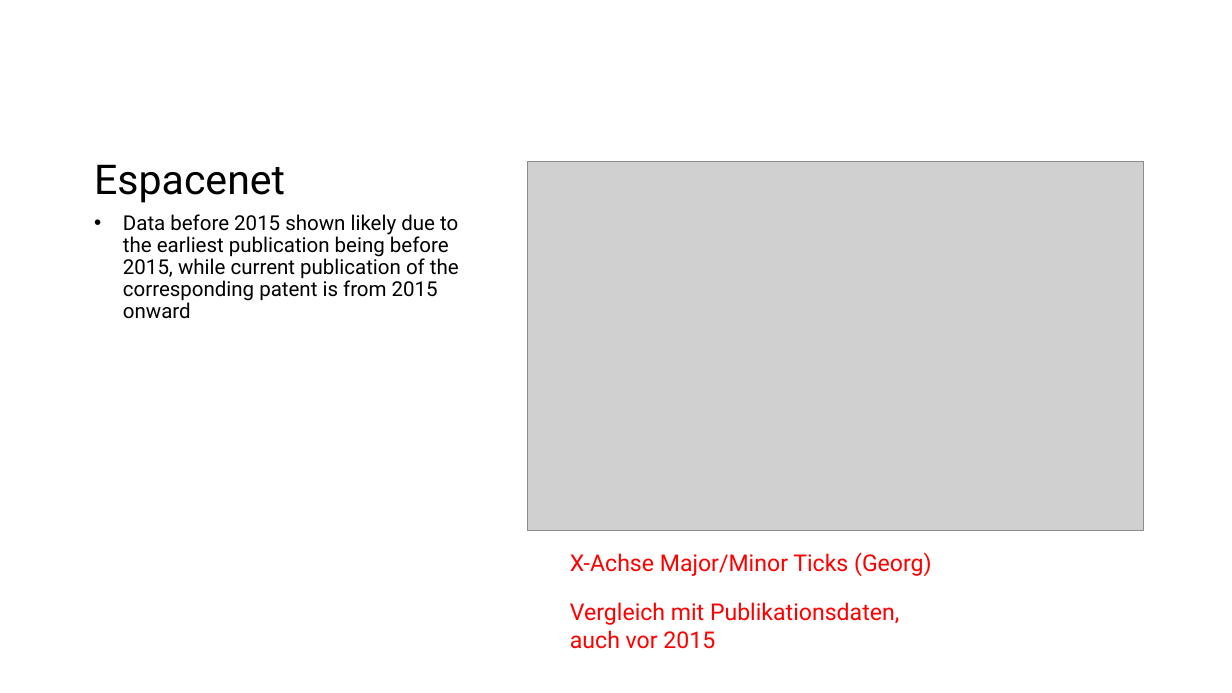
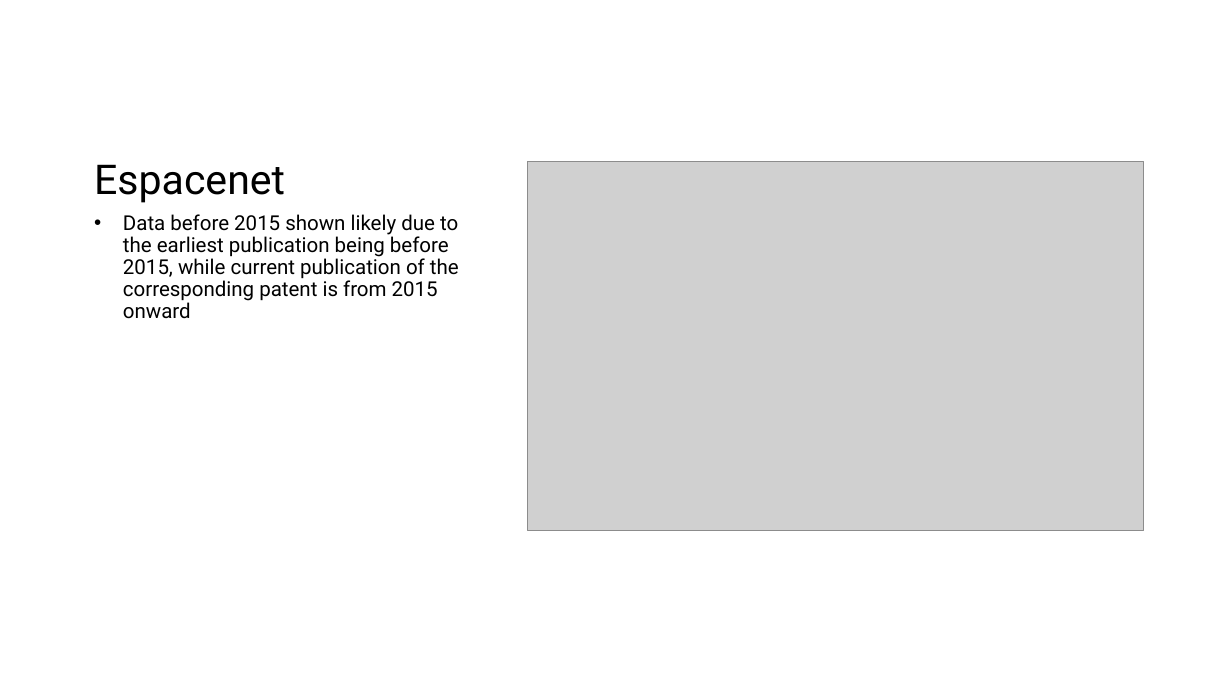
Before and after one commit to GMPuntigam/DataDrivenForesight, a slide deck: slide 15 of presentation/DataDrivenForesight.pptx. Drawn at 1232x693 pixels with LibreOffice and Linux fonts; fonts in the diff are those of the drawing; grey boxes stand for pictures. Boxes give left, top, right and bottom in pixels: in the first picture for what was removed or moved away, otherwise in the second. Text is boxed around its words. In the diff, an @@ line names an element or a change of style, - is before the commit and + after.

Commit message:
Espacenet WIPO comparison

```diff
--- a/presentation/DataDrivenForesight.pptx
+++ b/presentation/DataDrivenForesight.pptx
@@ text removed at (570,552,932,576) @@
-X-Achse Major/Minor Ticks (Georg)
@@ text removed at (570,602,899,649) @@
-Vergleich mit Publikationsdaten, auch vor 2015
```
Also in this commit, not shown: 2 other slides changed.
